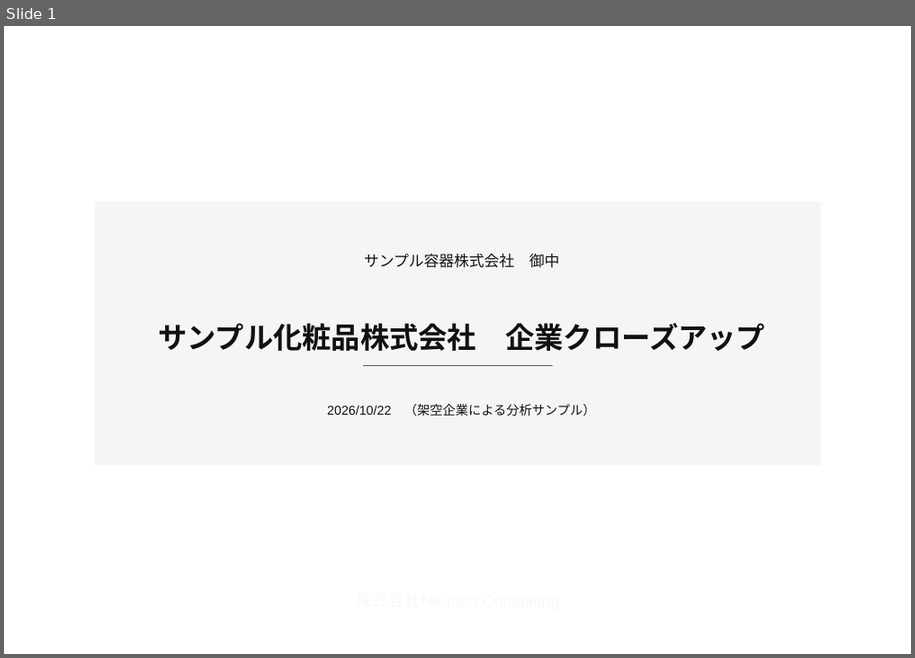
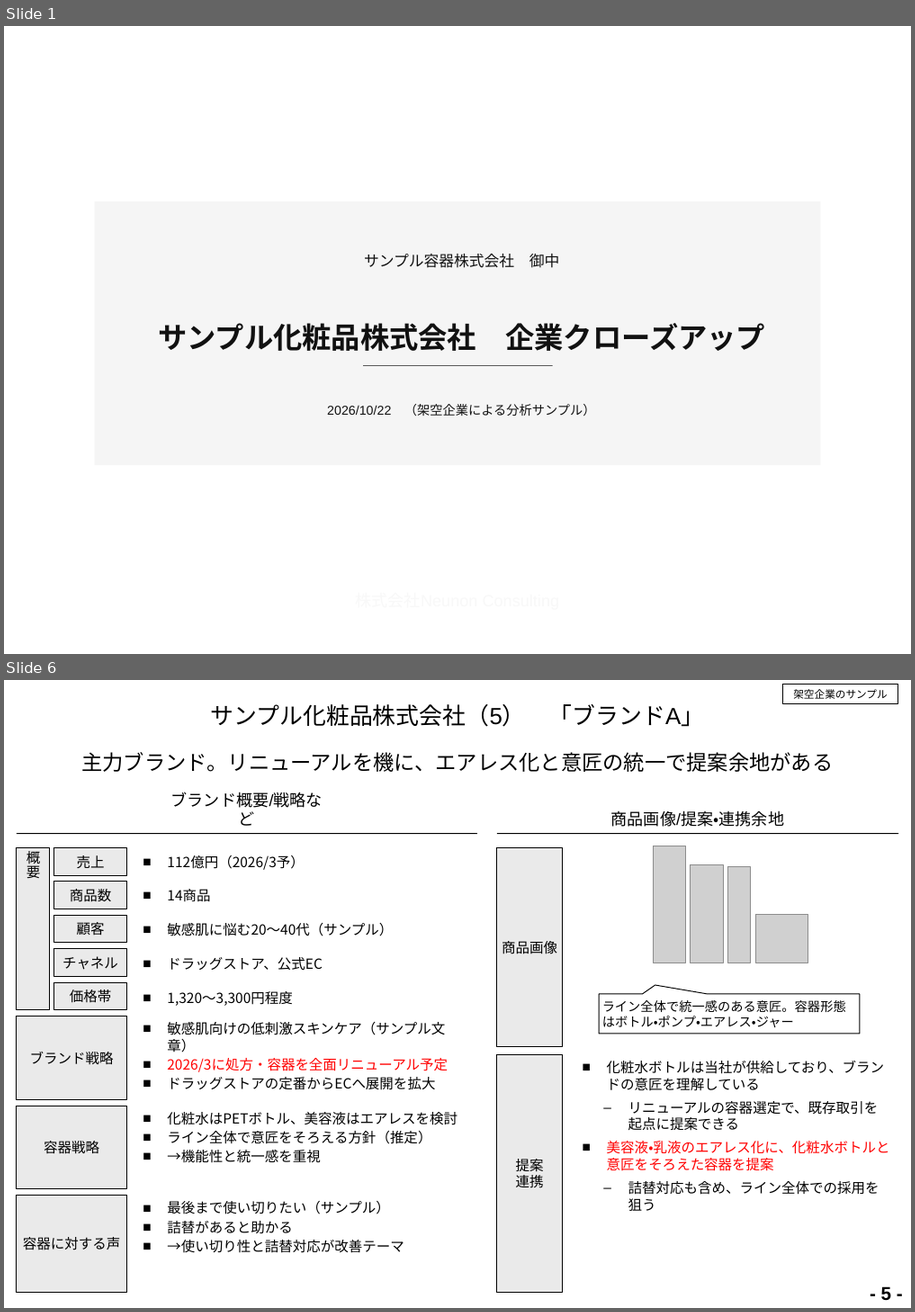
Before and after one commit to neunon/neunon-web, a slide deck: design/existing-customers-sample/existing-customers-sample.pptx. Shown one above the other, each under a label of ours: slide 1 before the commit, slides 1 and 6 after it; the slides between them are not shown. The pictures are 915x658 and 915x1312 pixels, drawn with LibreOffice and Linux fonts; fonts in the diff are those of the drawing; grey boxes stand for pictures; background and template pictures are left out. Boxes give left, top, right and bottom in pixels: in the first picture for what was removed or moved away, otherwise in the second. Text is boxed around its words. In the diff, an @@ line names an element or a change of style, - is before the commit and + after.

```diff
--- a/design/existing-customers-sample/existing-customers-sample.pptx
+++ b/design/existing-customers-sample/existing-customers-sample.pptx
@@ slide 6 added at [4, 680, 911, 1308], background #FFFFFF @@
@@ title added at [81, 704, 833, 772], 18 pt, text #000000 @@
+サンプル化粧品株式会社（5） 「ブランドA」
+主力ブランド。リニューアルを機に、エアレス化と意匠の統一で提案余地がある
@@ rectangle added at [783, 684, 899, 704], fill #FFFFFF, outline #000000 0.75 pt @@
@@ text added at [793, 689, 887, 699], 9 pt, text #000000 @@
+架空企業のサンプル
@@ text added at [171, 792, 323, 826], 14 pt, text #000000 @@
+ブランド概要/戦略など
@@ text added at [612, 810, 785, 827], 14 pt, text #000000 @@
+商品画像/提案・連携余地
@@ line added from (17, 833) to (477, 833), #000000 0.75 pt @@
@@ line added from (497, 833) to (899, 833), #000000 0.75 pt @@
@@ rectangle added at [17, 847, 49, 1010], fill #EAEAEA, outline #000000 0.75 pt, 12 pt, text #000000 @@
+概要
@@ rectangle added at [54, 847, 127, 875], fill #EAEAEA, outline #000000 0.75 pt, 12 pt, text #000000 @@
+売上
@@ text added at [167, 856, 304, 870], 12 pt, text #000000 @@
+■ 112億円（2026/3予）
@@ rectangle added at [497, 847, 563, 1047], fill #EAEAEA, outline #000000 0.75 pt, 12 pt, text #000000 @@
+商品画像
@@ picture added at [653, 846, 686, 964] @@
@@ picture added at [691, 865, 724, 964] @@
@@ picture added at [728, 867, 751, 964] @@
@@ rectangle added at [54, 882, 127, 910], fill #EAEAEA, outline #000000 0.75 pt, 12 pt, text #000000 @@
+商品数
@@ text added at [167, 889, 210, 902], 12 pt, text #000000 @@
+■ 14商品
@@ rectangle added at [54, 916, 127, 943], fill #EAEAEA, outline #000000 0.75 pt, 12 pt, text #000000 @@
+顧客
@@ picture added at [756, 915, 808, 964] @@
@@ rectangle added at [54, 949, 127, 976], fill #EAEAEA, outline #000000 0.75 pt, 12 pt, text #000000 @@
+チャネル
@@ text added at [167, 923, 393, 936], 12 pt, text #000000 @@
+■ 敏感肌に悩む20〜40代（サンプル）
@@ text added at [167, 957, 323, 971], 12 pt, text #000000 @@
+■ ドラッグストア、公式EC
@@ rectangle added at [54, 982, 127, 1010], fill #EAEAEA, outline #000000 0.75 pt, 12 pt, text #000000 @@
+価格帯
@@ text added at [167, 991, 292, 1006], 12 pt, text #000000 @@
+■ 1,320〜3,300円程度
@@ speech box added at [600, 994, 860, 1034], outline #000000 0.75 pt, 11 pt, text #000000 @@
+ライン全体で統一感のある意匠。容器形態はボトル・ポンプ・エアレス・ジャー
@@ rectangle added at [17, 1016, 127, 1099], fill #EAEAEA, outline #000000 0.75 pt, 12 pt, text #000000 @@
+ブランド戦略
@@ text added at [167, 1022, 448, 1090], 12 pt, text #000000 @@
+■ 敏感肌向けの低刺激スキンケア（サンプル文章）
+■ 2026/3に処方・容器を全面リニューアル予定
+■ ドラッグストアの定番からECへ展開を拡大
@@ rectangle added at [497, 1054, 563, 1292], fill #EAEAEA, outline #000000 0.75 pt, 12 pt, text #000000 @@
+提案
+連携
@@ text added at [607, 1061, 890, 1211], 12 pt, text #000000 @@
+■ 化粧水ボトルは当社が供給しており、ブランドの意匠を理解している
+  ‒ リニューアルの容器選定で、既存取引を起点に提案できる
+■ 美容液・乳液のエアレス化に、化粧水ボトルと意匠をそろえた容器を提案
+  ‒ 詰替対応も含め、ライン全体での採用を狙う
@@ rectangle added at [17, 1106, 127, 1189], fill #EAEAEA, outline #000000 0.75 pt, 12 pt, text #000000 @@
+容器戦略
@@ text added at [167, 1112, 458, 1163], 12 pt, text #000000 @@
+■ 化粧水はPETボトル、美容液はエアレスを検討
+■ ライン全体で意匠をそろえる方針（推定）
+■ →機能性と統一感を重視
@@ rectangle added at [17, 1195, 127, 1292], fill #EAEAEA, outline #000000 0.75 pt, 12 pt, text #000000 @@
+容器に対する声
@@ text added at [167, 1201, 404, 1253], 12 pt, text #000000 @@
+■ 最後まで使い切りたい（サンプル）
+■ 詰替があると助かる
+■ →使い切り性と詰替対応が改善テーマ
@@ text added at [882, 1288, 891, 1300], 16 pt, text #000000, bold @@
+- 5 -
```
Also in this commit, not shown: 5 slides changed, 3 other slides added, 3 slides removed, 44 other files.
